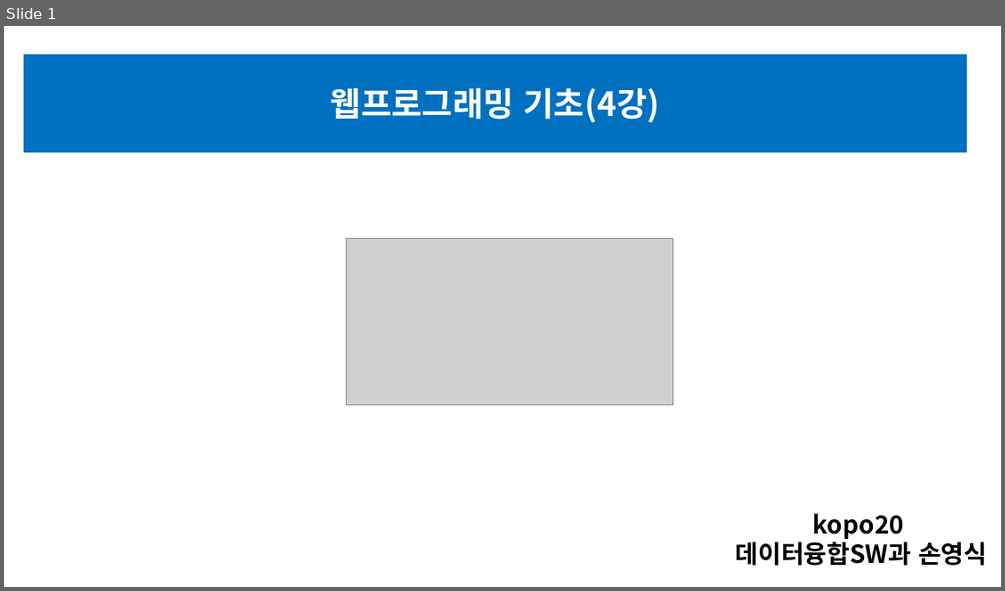
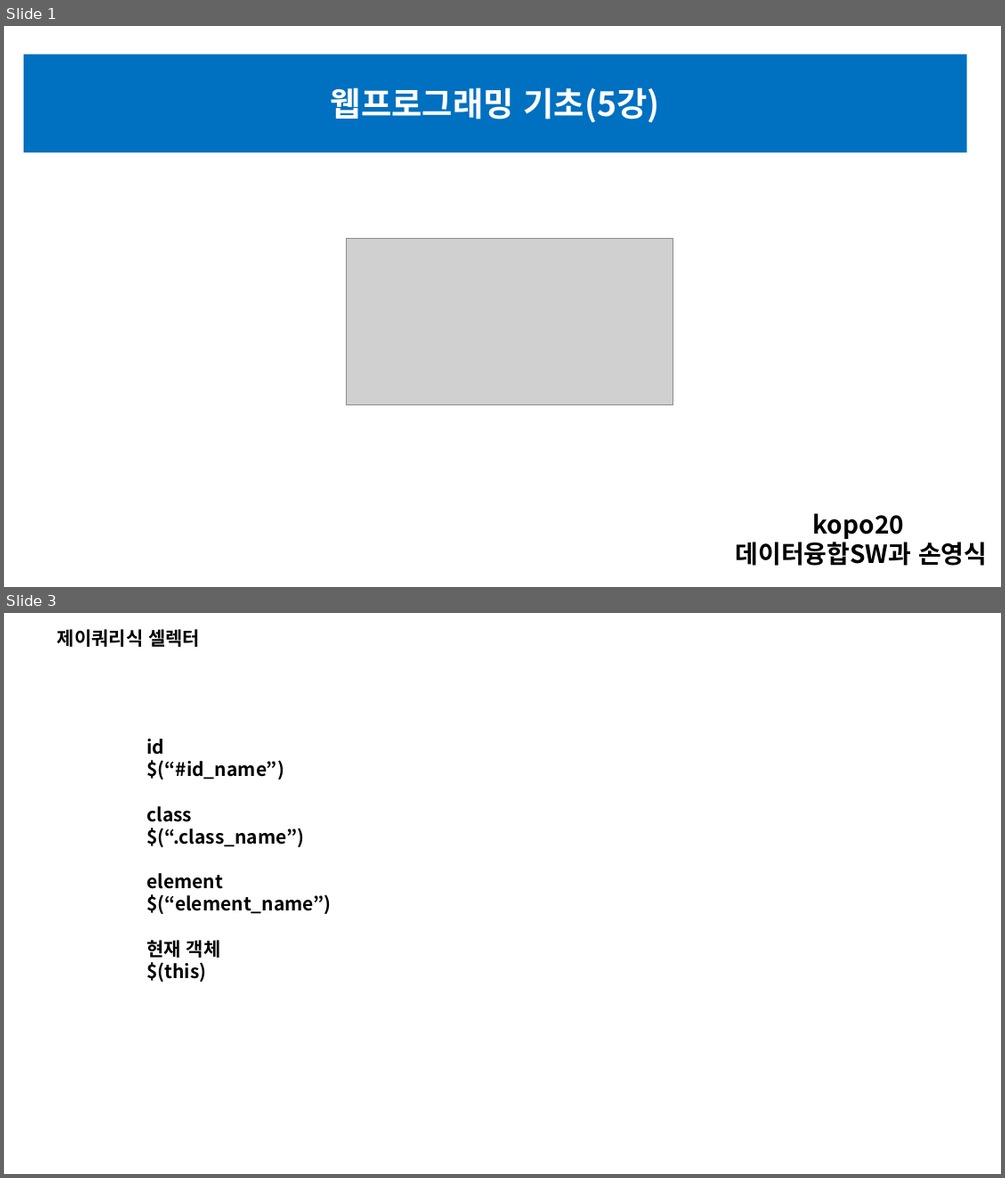
Before and after one commit to sonyoungsik/------, a slide deck: HTML(전체)/5월 13일 폴더/5강 과제 제출(손영식).pptx. Shown one above the other, each under a label of ours: slide 1 before the commit, slides 1 and 3 after it; the slides between them are not shown. The pictures are 1005x591 and 1005x1178 pixels, drawn with LibreOffice and Linux fonts; fonts in the diff are those of the drawing; grey boxes stand for pictures. Boxes give left, top, right and bottom in pixels: in the first picture for what was removed or moved away, otherwise in the second. Text is boxed around its words. In the diff, an @@ line names an element or a change of style, - is before the commit and + after.

```diff
--- a/HTML(전체)/5월 13일 폴더/5강 과제 제출(손영식).pptx
+++ b/HTML(전체)/5월 13일 폴더/5강 과제 제출(손영식).pptx
@@ slide 3 added at (4,613,1001,1174), background #FFFFFF @@
@@ text added at (57,629,200,647), 18 pt, text #000000, bold @@
+제이쿼리식 셀렉터
@@ text added at (146,738,331,981), 18 pt, text #000000, bold @@
+id
+$(“#id_name”)
+class
+$(“.class_name”)
+element
+$(“element_name”)
+현재 객체
+$(this)
@@ slide 1 changed as well @@
@@ text in rectangle at (331,87,660,123): text changed @@
-웹프로그래밍 기초(4강)
+웹프로그래밍 기초(5강)
```
Also in this commit, not shown: 4 other slides changed, 10 other slides added, 13 slides removed, 11 other files.
